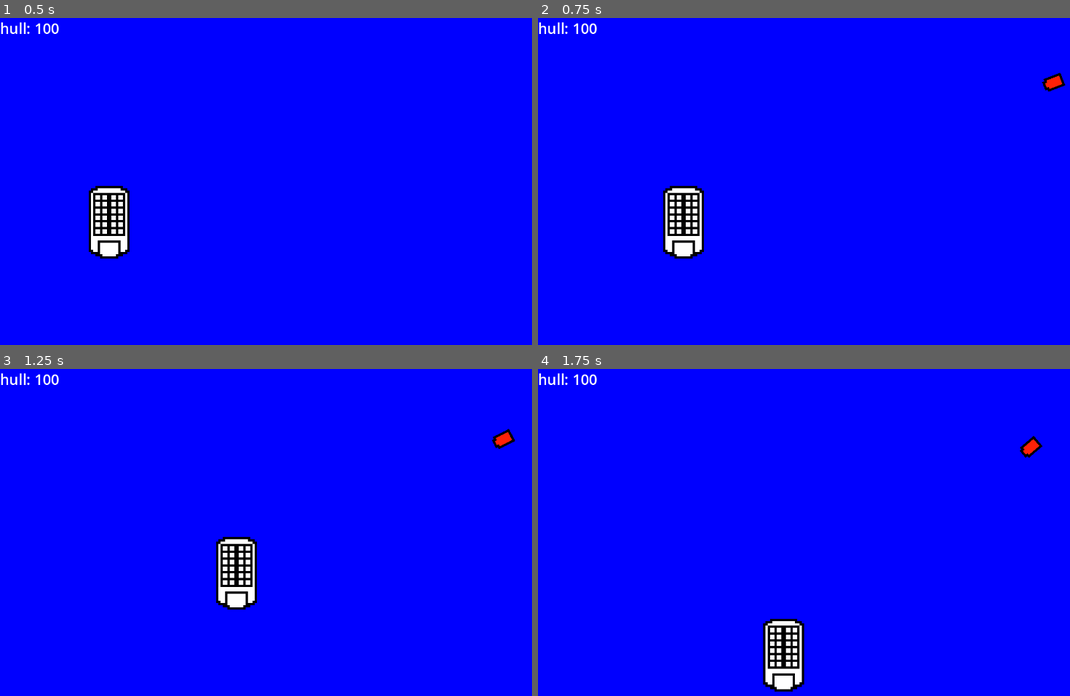
Above: before the commit, frames 1-4 (two rows, left to right).
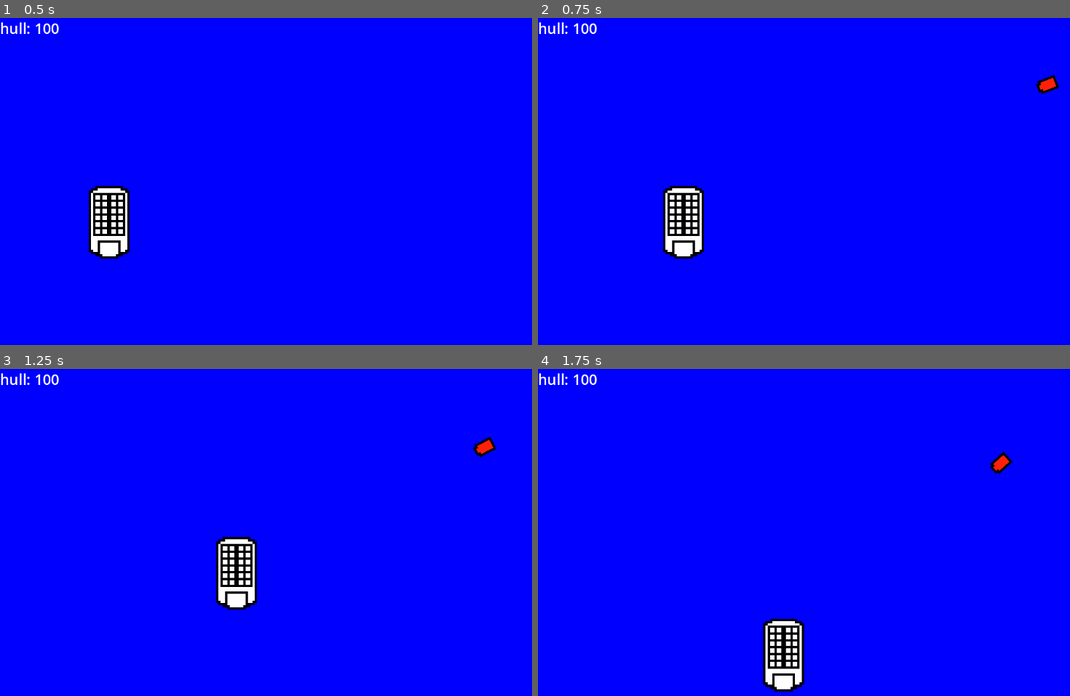
Above: after the commit, the same moments.

Repository: JoeyShapiro/ContainerCaptain
Game: Godot game, scene res://main.tscn
Two runs of this game, one before a commit and one after it. Both use one fixed random seed, a clock stepped at 60 frames per second and the inputs below.
Inputs:
- Up to frame 1 (0.5 s): no input
- Up to frame 2 (0.75 s): tap Enter at 0.5 s; hold Right (move_right) from 0.53 s (still down)
- Up to frame 3 (1.25 s): keep holding Right (move_right)
- Up to frame 4 (1.75 s): release Right (move_right) at 1.28 s; hold Down (move_down) from 1.28 s (still down)

Frame 1 is identical in both runs. In frame 2, 0.1% of the frame differs, in the area x 93-100%, y 16-24%; in frame 3, 0.3%; in frame 4, 0.3%, in the area x 84-95%, y 20-33%.

Commit message:
enemy has a push back when hitting

Diff:
--- a/pirateRam.gd
+++ b/pirateRam.gd
@@ -4,6 +4,7 @@
 var player
 @export var ram_cooldown = 1
 var ram_timer
+@export var speed = 2
 
 # Called when the node enters the scene tree for the first time.
 func _ready():
@@ -16,7 +17,7 @@
 
 	rotation += r
 
-	velocity = Vector2(cos(rotation), sin(rotation))
+	velocity = Vector2(cos(rotation), sin(rotation)) * speed
 	if ram_timer > 0:
 		ram_timer -= delta
 		velocity = Vector2.ZERO
@@ -27,4 +28,7 @@
 func _physics_process(delta):
 	var collision_body = move_and_collide(velocity * delta)
 	if collision_body:
+		if ram_timer <= 0 and collision_body.get_collider().has_method("on_hit"):
+			collision_body.get_collider().on_hit(1)
+			position -= velocity * speed * 15
 		ram_timer = ram_cooldown
